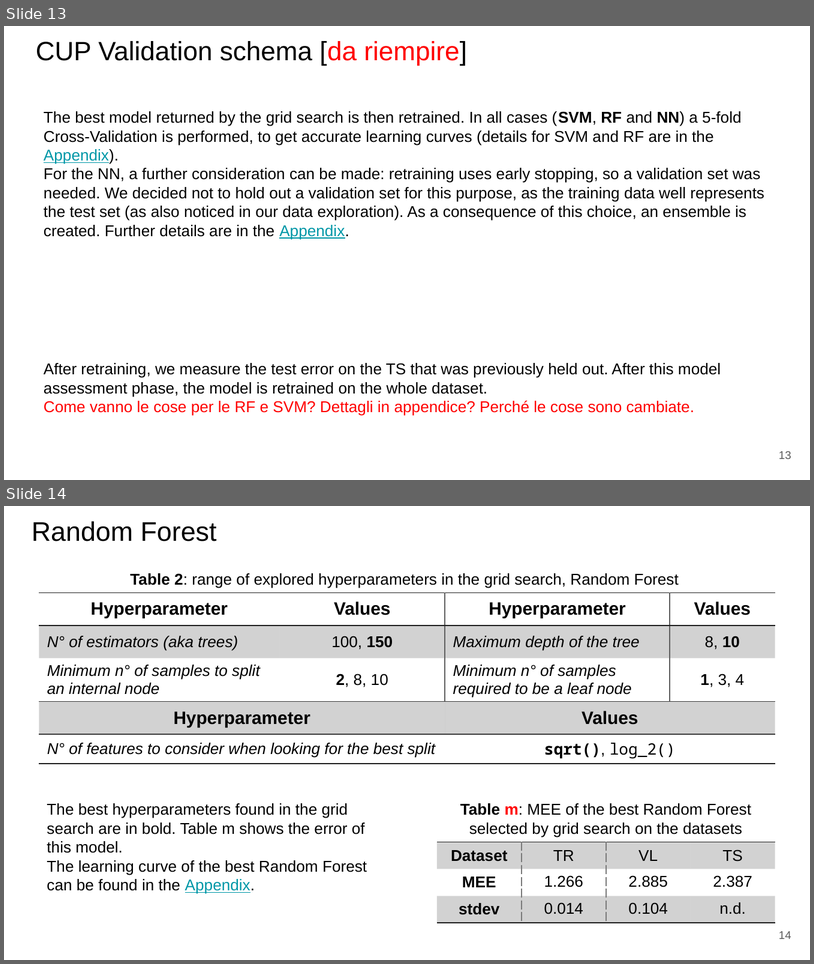
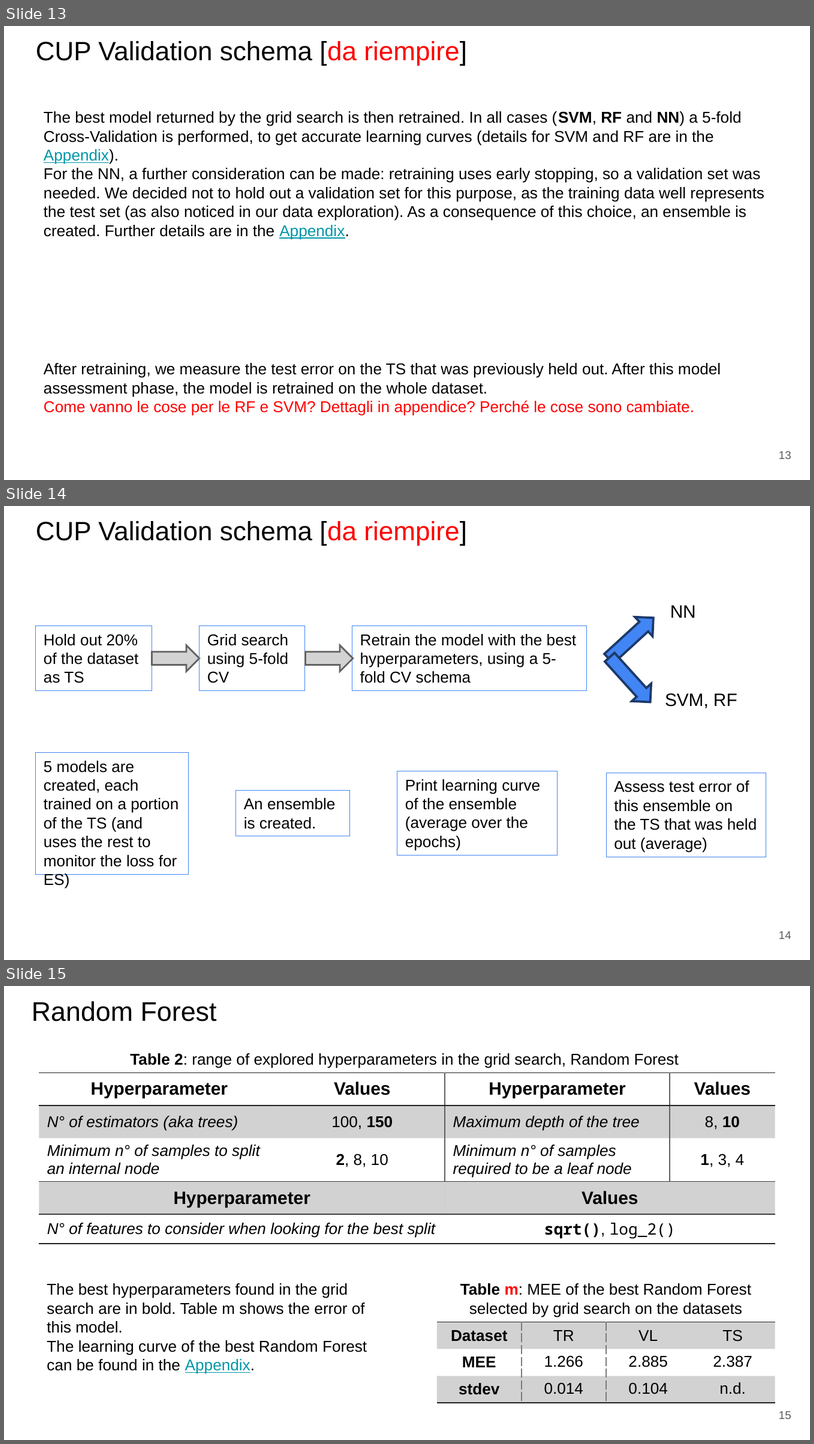
Before and after one commit to paolo-junior-mollica/machine-learning-project, a slide deck: relazione/ML-2023-PRJ-Slides-Demo.pptx. Shown one above the other, each under a label of ours: slides 13 and 14 before the commit, slides 13, 14 and 15 after it. The pictures are 814x964 and 814x1444 pixels, drawn with LibreOffice and Linux fonts; fonts in the diff are those of the drawing. Boxes give left, top, right and bottom in pixels: in the first picture for what was removed or moved away, otherwise in the second. Text is boxed around its words. In the diff, an @@ line names an element or a change of style, - is before the commit and + after.

Commit message:
Updated report, with experimental schema on the validation schema for the CUP + removing references to MEE

```diff
--- a/relazione/ML-2023-PRJ-Slides-Demo.pptx
+++ b/relazione/ML-2023-PRJ-Slides-Demo.pptx
@@ slide 14 added at [4,506,810,960], background #FFFFFF @@
@@ title added at [36,521,467,546], 23.7 pt, text #000000 @@
+CUP Validation schema [da riempire]
@@ right arrow added at [601,609,663,668], fill #4285F4, outline #1D3A6B 2 pt @@
@@ text added at [671,605,696,618], 16 pt, text #000000 @@
+NN
@@ rectangle added at [35,625,152,691], outline #4285F4 0.75 pt, 14 pt, text #000000 @@
+Hold out 20% of the dataset as TS
@@ rectangle added at [199,625,305,691], outline #4285F4 0.75 pt, 14 pt, text #000000 @@
+Grid search using 5-fold CV
@@ rectangle added at [353,625,587,691], outline #4285F4 0.75 pt, 14 pt, text #000000 @@
+Retrain the model with the best hyperparameters, using a 5-fold CV schema
@@ right arrow added at [152,646,199,672], fill #D3D3D3, outline #636363 1.5 pt @@
@@ right arrow added at [306,646,353,672], fill #D3D3D3, outline #636363 1.5 pt @@
@@ right arrow added at [600,648,660,711], fill #4285F4, outline #1D3A6B 2 pt @@
@@ text added at [665,693,738,708], 16 pt, text #000000 @@
+SVM, RF
@@ rectangle added at [35,752,188,874], outline #4285F4 0.75 pt, 14 pt, text #000000 @@
+5 models are created, each trained on a portion of the TS (and uses the rest to monitor the loss for ES)
@@ rectangle added at [398,771,558,855], outline #4285F4 0.75 pt, 14 pt, text #000000 @@
+Print learning curve of the ensemble (average over the epochs)
@@ rectangle added at [606,773,767,857], outline #4285F4 0.75 pt, 14 pt, text #000000 @@
+Assess test error of this ensemble on the TS that was held out (average)
@@ rectangle added at [236,790,350,836], outline #4285F4 0.75 pt, 14 pt, text #000000 @@
+An ensemble is created.
@@ page number added at [779,931,792,939], 10 pt, text #595959 @@
+14
@@ what was slide 14 is now slide 15 @@
@@ page number at [779,1411,792,1419]: text changed @@
-14
+15
```
Also in this commit, not shown: 6 slides changed, 2 slides removed.
